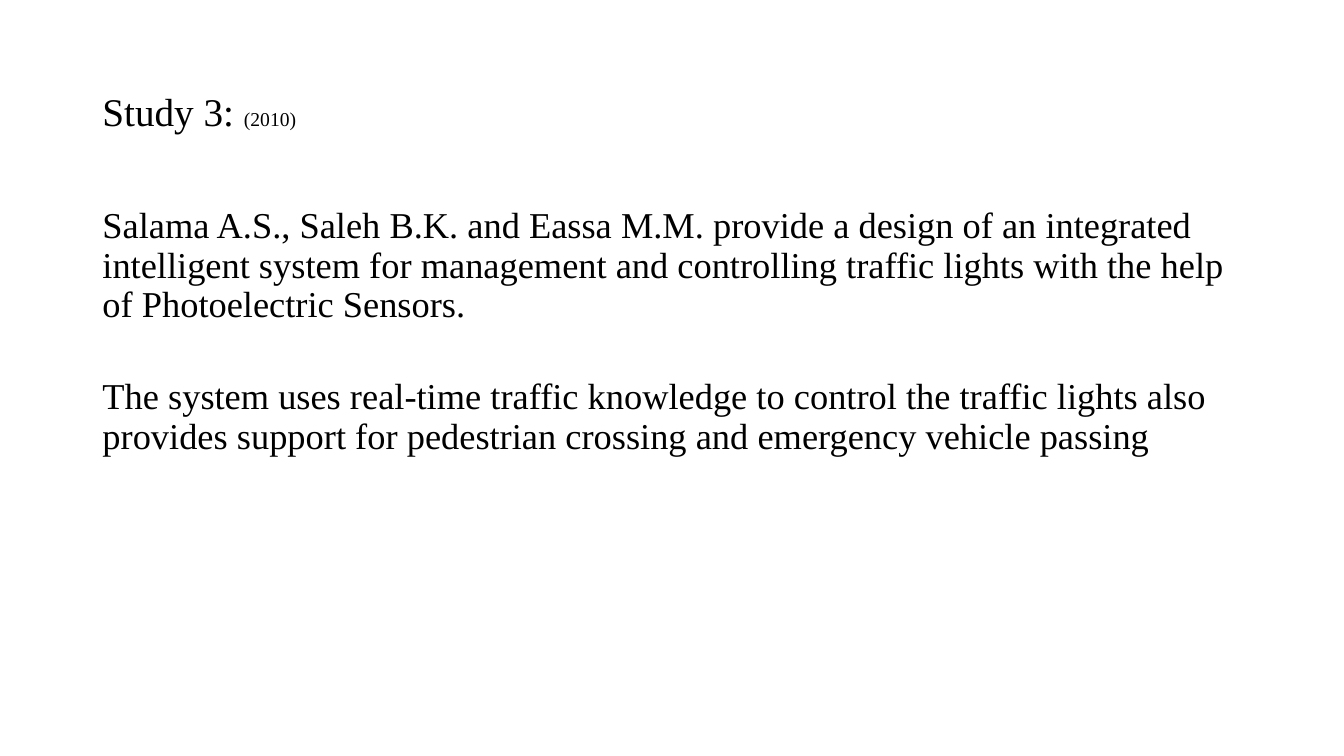
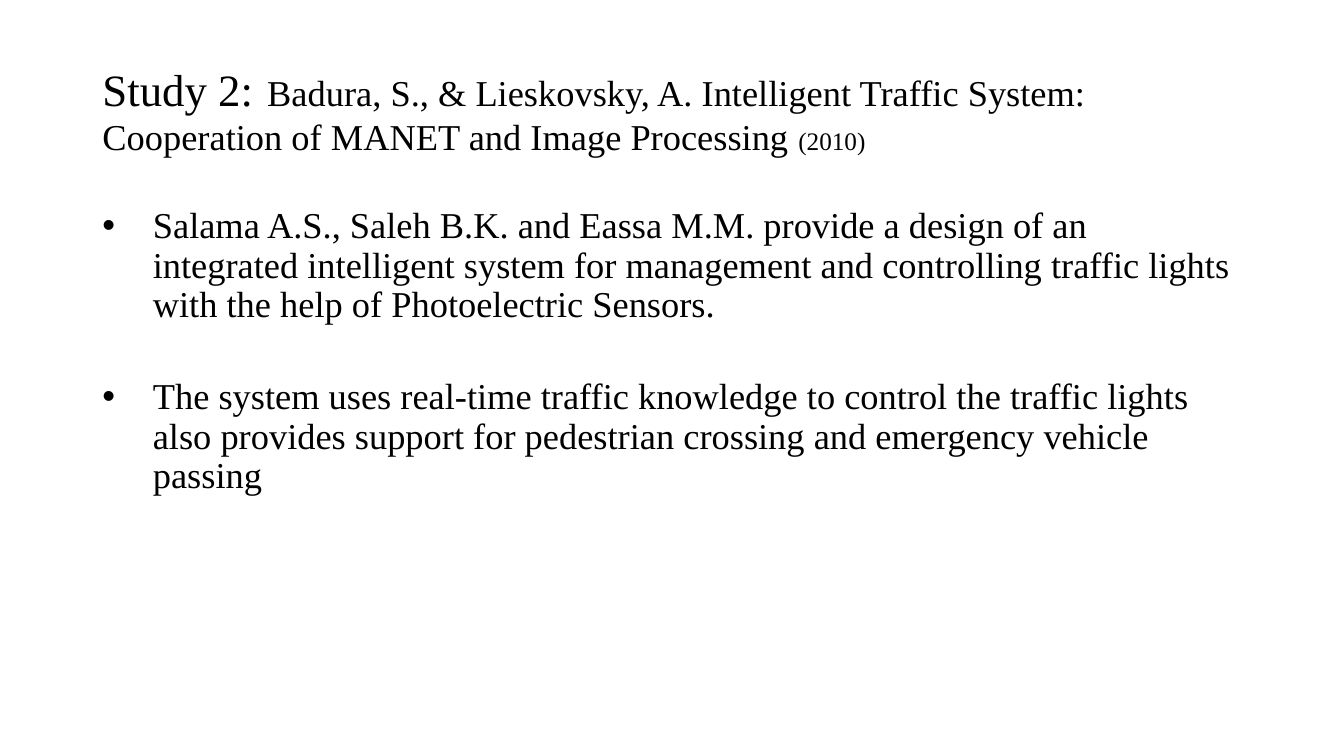
Before and after one commit to kamaljohnson/adaptive-traffic-signal-control, a slide deck: slide 9 of documents/Litrature Review.pptx (slide 11 before the commit). Drawn at 1344x756 pixels with LibreOffice and Linux fonts; fonts in the diff are those of the drawing. Boxes give left, top, right and bottom in pixels: in the first picture for what was removed or moved away, otherwise in the second. Text is boxed around its words. In the diff, an @@ line names an element or a change of style, - is before the commit and + after.

```diff
--- a/documents/Litrature Review.pptx
+++ b/documents/Litrature Review.pptx
@@ title at bbox=[102, 75, 1085, 157]: text changed; size 28 to 26 pt @@
-Study 3: (2010)
+Study 2: Badura, S., & Lieskovsky, A. Intelligent Traffic System: Cooperation of MANET and Image Processing (2010)
@@ text "Salama A.S., Saleh B.K. and ..." at bbox=[153, 212, 1229, 495]: bullet none to • @@
```
Also in this commit, not shown: 11 other slides changed, 4 slides added, 5 slides removed.
